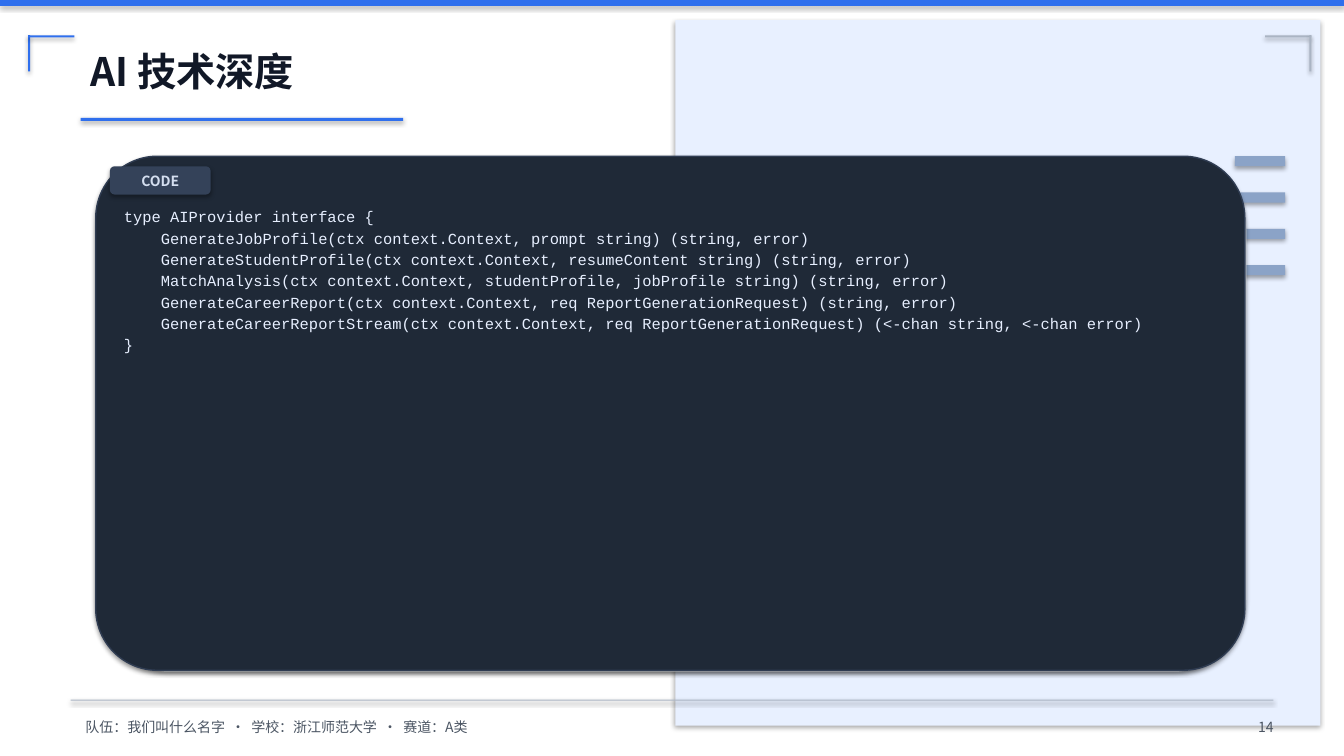
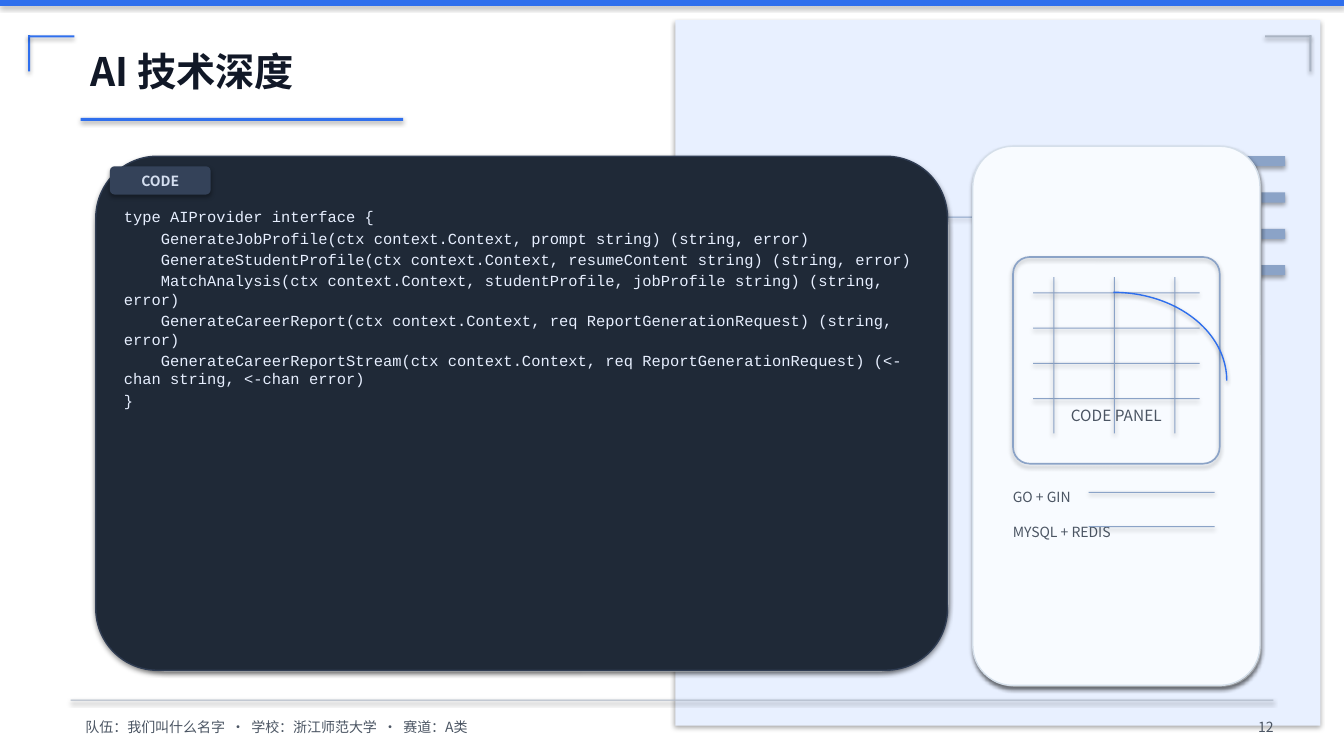
Before and after one commit to ltx-202432110105/quote, a slide deck: slide 13 of slides/competition.pptx (slide 15 before the commit). Drawn at 1344x756 pixels with LibreOffice and Linux fonts; fonts in the diff are those of the drawing; background and template pictures are left out; a plain dark background stands for a picture behind light text. Boxes give left, top, right and bottom in pixels: in the first picture for what was removed or moved away, otherwise in the second. Text is boxed around its words. In the diff, an @@ line names an element or a change of style, - is before the commit and + after.

```diff
--- a/slides/competition.pptx
+++ b/slides/competition.pptx
@@ background #F5F7FA to picture (left out) @@
@@ rounded rectangle added at (973,146,1260,686), fill #F8FBFF, outline #D5DFEA 1 pt, 11 pt, text #4B5563 @@
+CODE PANEL
@@ rounded rectangle added at (974,147,1261,687), fill #E9EEF4 @@
@@ rounded rectangle: place and size @@
-rounded rectangle at (96,156,1245,670)
+rounded rectangle at (96,156,948,670)
@@ rounded rectangle: place and size @@
-rounded rectangle at (97,157,1246,671)
+rounded rectangle at (97,157,949,671)
@@ text "type AIProvider interface {" rewrapped from (124,211,1143,332) to (124,211,911,387) @@
@@ rounded rectangle added at (1013,257,1220,464), outline #8BA3C7 1.2 pt @@
@@ arc (boxed as its full ellipse) added at (1000,292,1227,469), outline #2F6FED 1 pt @@
@@ rectangle added at (1033,292,1200,293), fill #8BA3C7 @@
@@ rectangle added at (1054,277,1055,434), fill #8BA3C7 @@
@@ rectangle added at (1114,277,1115,434), fill #8BA3C7 @@
@@ rectangle added at (1175,277,1176,434), fill #8BA3C7 @@
@@ rectangle added at (1033,328,1200,329), fill #8BA3C7 @@
@@ rectangle added at (1033,363,1200,364), fill #8BA3C7 @@
@@ rectangle added at (1033,398,1200,399), fill #8BA3C7 @@
@@ text added at (1013,491,1071,502), 10 pt, text #4B5563 @@
+GO + GIN
@@ rectangle added at (1089,492,1215,493), fill #8BA3C7 @@
@@ text added at (1013,526,1111,540), 10 pt, text #4B5563 @@
+MYSQL + REDIS
@@ rectangle added at (1089,526,1215,527), fill #8BA3C7 @@
@@ text at (1258,721,1274,732): text changed @@
-14
+12
```
Also in this commit, not shown: 17 other slides changed, 2 slides added, 2 slides removed, 27 other files.
